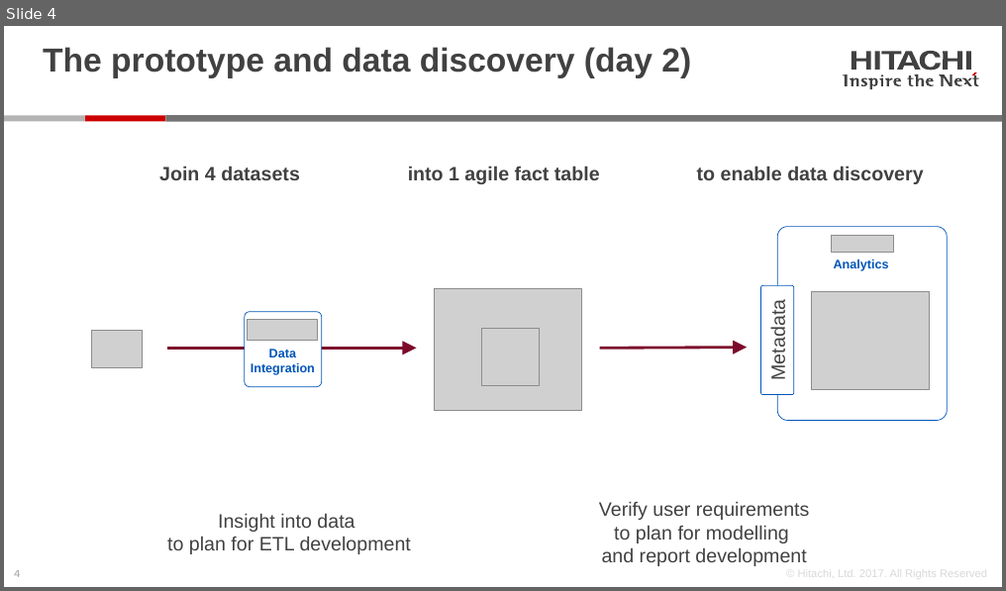
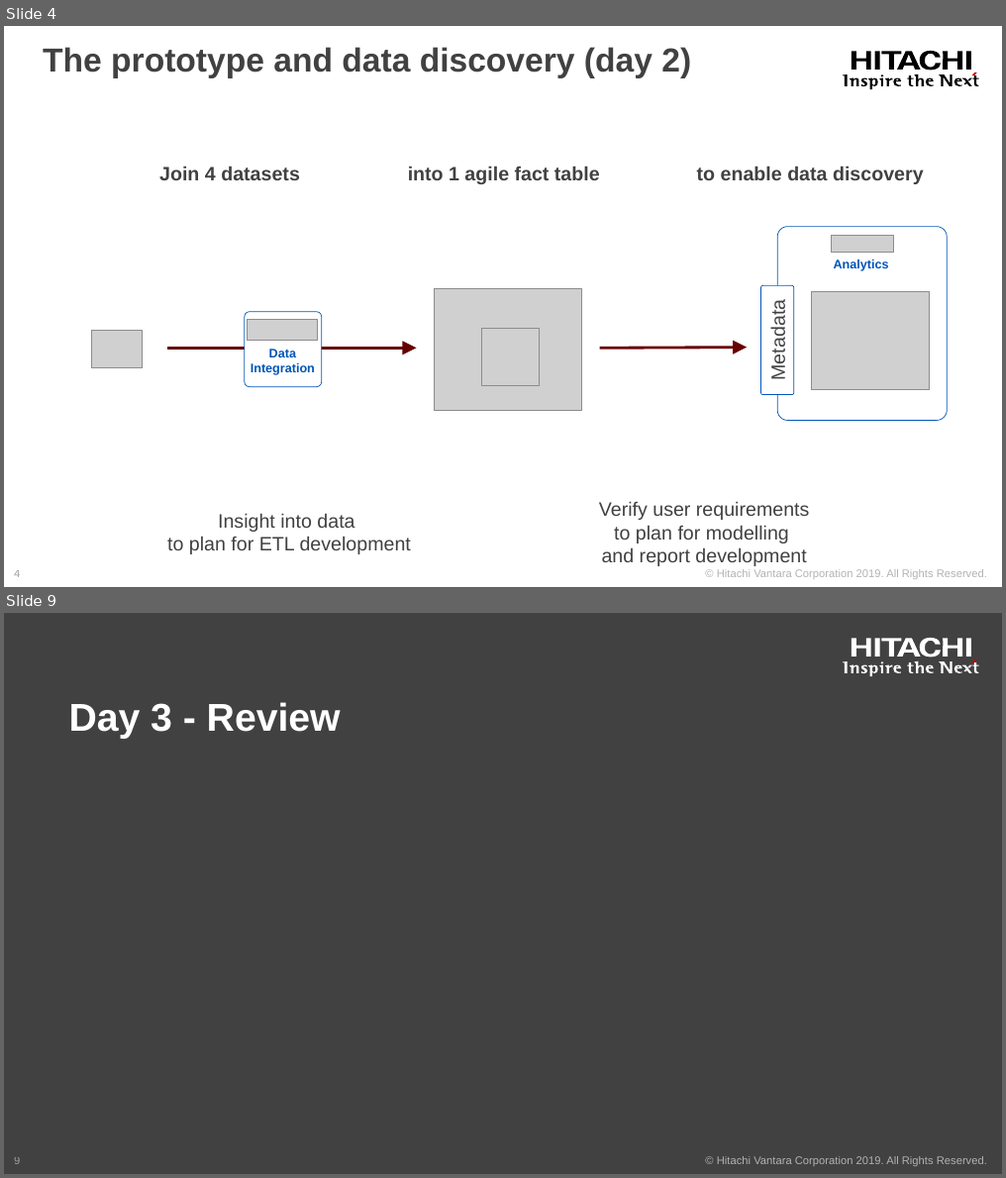
Before and after one commit to jporeilly/Partner-Workshop, a slide deck: Day3/Presentation/Hitachi Vantara - Pentaho Partner - Day 3.pptx. Shown one above the other, each under a label of ours: slide 4 before the commit, slides 4 and 9 after it; the slides between them are not shown. The pictures are 1006x591 and 1006x1178 pixels, drawn with LibreOffice and Linux fonts; fonts in the diff are those of the drawing; grey boxes stand for pictures; background and template pictures are left out; a plain dark background stands for a picture behind light text. Boxes give left, top, right and bottom in pixels: in the first picture for what was removed or moved away, otherwise in the second. Text is boxed around its words. In the diff, an @@ line names an element or a change of style, - is before the commit and + after.

```diff
--- a/Day3/Presentation/Hitachi Vantara - Pentaho Partner - Day 3.pptx
+++ b/Day3/Presentation/Hitachi Vantara - Pentaho Partner - Day 3.pptx
@@ slide 9 added at (x1=4, y1=613, x2=1002, y2=1174), background picture (left out); not listed: 6 template elements that a slide beside it also shows @@
@@ rectangle added at (x1=4, y1=613, x2=1002, y2=1174), fill #414141 @@
@@ group added at (x1=843, y1=638, x2=979, y2=677): 22 freeform shapes @@
@@ title added at (x1=69, y1=702, x2=341, y2=739), 28 pt, text #FFFFFF, bold @@
+Day 3 - Review
@@ text added at (x1=717, y1=1157, x2=987, y2=1166), 8 pt, text #FFFFFF at 60% opacity @@
+© Hitachi Vantara Corporation 2019. All Rights Reserved.
@@ slide 4 changed as well @@
@@ fill #414141 to #000000 in 22 elements at (x1=944, y1=51, x2=963, y2=69), (x1=881, y1=51, x2=901, y2=69), (x1=897, y1=51, x2=920, y2=69), (x1=966, y1=51, x2=971, y2=69), (x1=851, y1=51, x2=871, y2=69), (x1=875, y1=51, x2=880, y2=69), (x1=919, y1=51, x2=941, y2=70), (x1=843, y1=75, x2=847, y2=86), (x1=849, y1=77, x2=858, y2=85), (x1=861, y1=77, x2=867, y2=85), (x1=868, y1=77, x2=878, y2=90), (x1=879, y1=77, x2=883, y2=85), (x1=881, y1=75, x2=884, y2=76), (x1=885, y1=77, x2=892, y2=85), (x1=893, y1=77, x2=901, y2=85), (x1=914, y1=74, x2=923, y2=85), (x1=926, y1=77, x2=934, y2=85), (x1=907, y1=76, x2=913, y2=86), (x1=939, y1=75, x2=952, y2=86), (x1=954, y1=77, x2=962, y2=85), (x1=973, y1=76, x2=979, y2=86), (x1=962, y1=77, x2=972, y2=85) @@
@@ rectangle added at (x1=4, y1=113, x2=1002, y2=131), fill #FFFFFF @@
@@ rectangle removed at (x1=85, y1=116, x2=165, y2=122) @@
@@ arrow (167, 349) - (416, 349): stroke #7C0B2B 2 pt to #650000 2 pt @@
@@ arrow (600, 349) - (746, 348): stroke #7C0B2B 2 pt to #650000 2 pt @@
@@ text at (x1=717, y1=570, x2=987, y2=579): text changed; text colour #B3B3B3 at 50% opacity to #B3B3B3 @@
-© Hitachi, Ltd. 2017. All Rights Reserved
+© Hitachi Vantara Corporation 2019. All Rights Reserved.
```
Also in this commit, not shown: 8 other slides changed, 3 other slides added, 2 other files.
